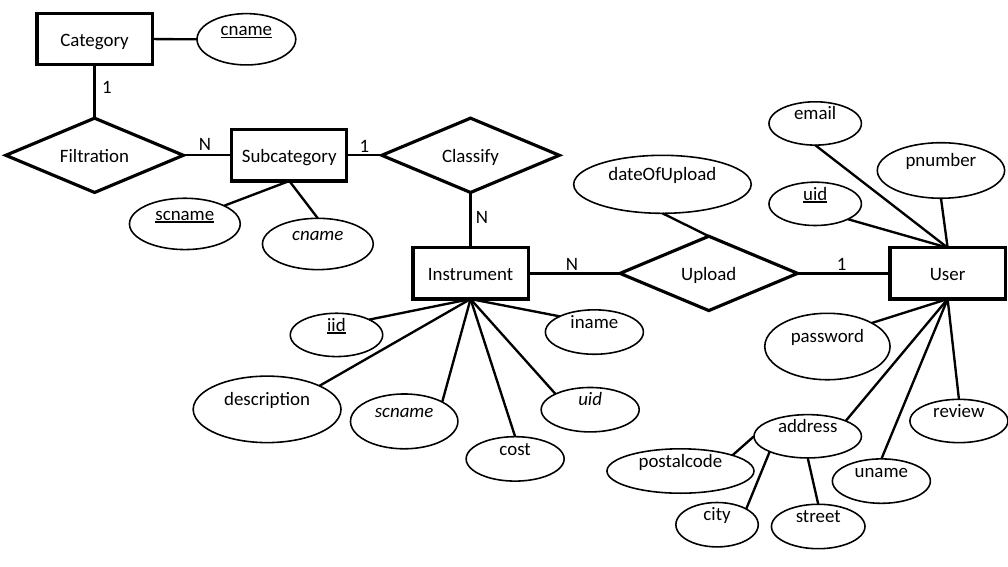
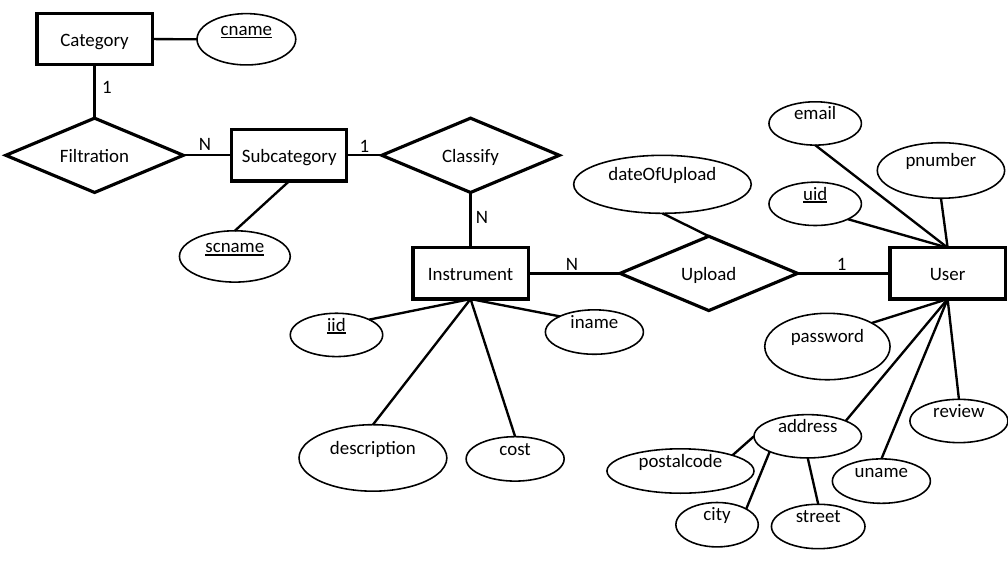
Before and after one commit to SDominik5/HasznaltHangszerek, a slide deck: slide 1 of Er.pptx. Drawn at 1008x567 pixels with LibreOffice and Linux fonts; fonts in the diff are those of the drawing. Boxes give left, top, right and bottom in pixels: in the first picture for what was removed or moved away, otherwise in the second. Text is boxed around its words. In the diff, an @@ line names an element or a change of style, - is before the commit and + after.

Commit message:
updated Er modell

```diff
--- a/Er.pptx
+++ b/Er.pptx
@@ line moved from (224, 206) - (290, 181) to (235, 231) - (290, 181) @@
@@ line removed from (318, 219) to (290, 181) @@
@@ ellipse "scname": place and size @@
-ellipse "scname" at [129,198,240,250]
+ellipse "scname" at [179,231,290,282]
@@ ellipse removed at [262,219,374,270] @@
-cname
@@ line moved from (320, 386) - (470, 299) to (373, 425) - (470, 299) @@
@@ line removed from (442, 402) to (470, 299) @@
@@ line removed from (556, 394) to (470, 299) @@
@@ ellipse removed at [541,388,640,433] @@
-uid
@@ ellipse removed at [351,394,458,449] @@
-scname
@@ ellipse "description": place and size @@
-ellipse "description" at [194,377,342,443]
+ellipse "description" at [299,425,448,492]
```
